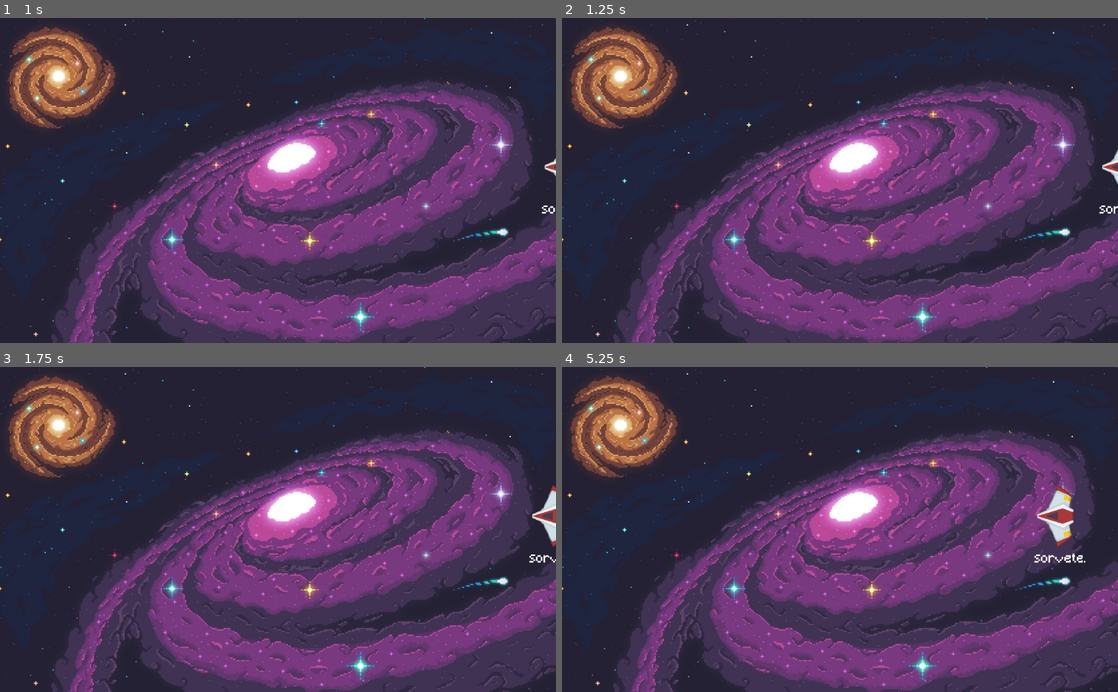
Above: before the commit, frames 1-4 (two rows, left to right).
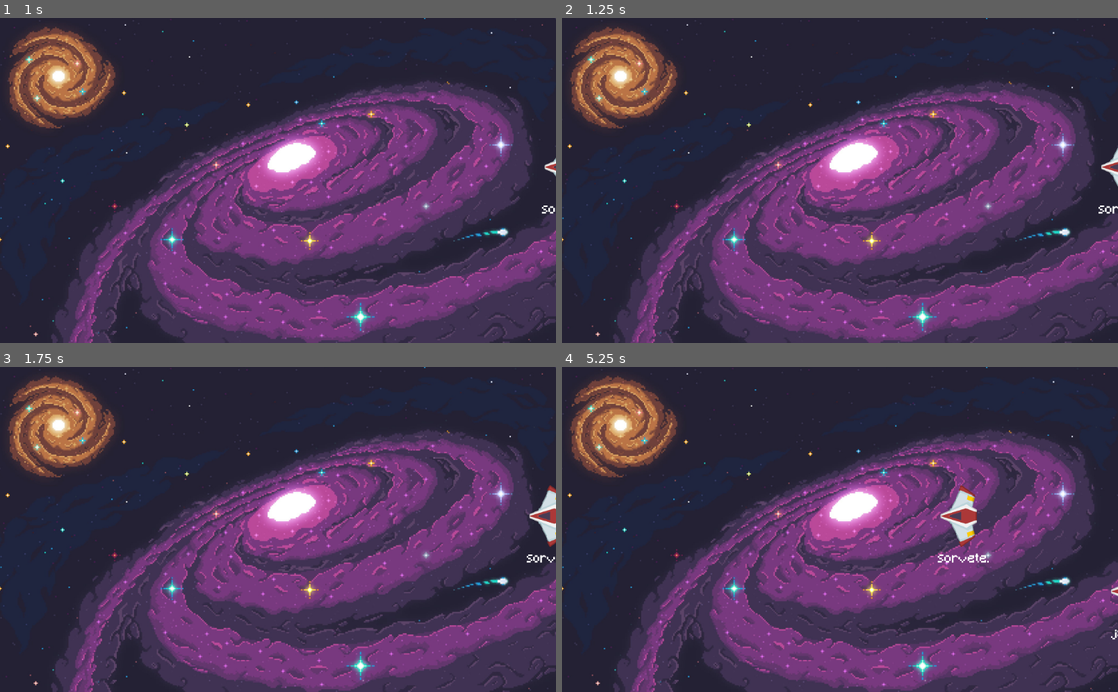
Above: after the commit, the same moments.

Repository: vitordefante/type-galaxy
Game: Godot game, scene res://assets/Main.tscn
Two runs of this game, one before a commit and one after it. Both use one fixed random seed, a clock stepped at 60 frames per second and the inputs below.
Inputs:
- Up to frame 1 (1 s): tap Enter at 0.5 s
- Up to frame 2 (1.25 s): no input
- Up to frame 3 (1.75 s): tap Space at 1.25 s
- Up to frame 4 (5.25 s): no input

Frame 1 is identical in both runs. In frame 2, 0.1% of the frame differs, in the area x 96-100%, y 39-61%; in frame 3, 0.4%; in frame 4, 1.7%, in the area x 67-100%, y 36-84%.

Commit message:
trabalhei no ajuste de dificuldades e fiz melhorias no UI

Diff:
--- a/Enemy.gd
+++ b/Enemy.gd
@@ -22,12 +22,12 @@
 
 
 func set_difficulty(difficulty: int):
-	pass
+	handle_difficulty_increased(difficulty)
 
 
 
 func handle_difficulty_increased(new_difficulty: int):
-	var new_speed = speed + (0.2 * new_difficulty)
+	var new_speed = speed + (0.125 * new_difficulty)
 	speed = clamp(new_speed, speed, 3)
 
 
--- a/GlobalSignals.gd
+++ b/GlobalSignals.gd
@@ -1,4 +1,4 @@
 extends Node
 
 
-signal difficuty_increased(new_difficulty)
+signal difficulty_increased(new_difficulty)
--- a/Main.gd
+++ b/Main.gd
@@ -14,7 +14,7 @@
 var current_letter_index: int = -1
 
 #variavel da dificuldade
-var difficulty: int = 1
+var difficulty: int = 0
 
 #spawna um inimogo antes do timeout de 3 segundos
 func _ready() -> void:
@@ -66,8 +66,9 @@
 	var enemy_instance = Enemy.instance()
 	var spawns = spawn_container.get_children()
 	var index = randi() % spawns.size()
+	enemy_container.add_child(enemy_instance)
 	enemy_instance.global_position = spawns[index].global_position
-	enemy_container.add_child(enemy_instance)
+	enemy_instance.set_difficulty(difficulty)
 
 
 # emite as mudancas na dificuldade ao decorrer da pontuacao
@@ -76,5 +77,4 @@
 	GlobalSignals.emit_signal("difficulty_increased", difficulty)
 	print("dificuldade aumentada para %d" % difficulty)
 	var new_wait_time = spawn_timer.wait_time - 0.2
-
 	spawn_timer.wait_time = clamp(new_wait_time, 1, spawn_timer.wait_time)
